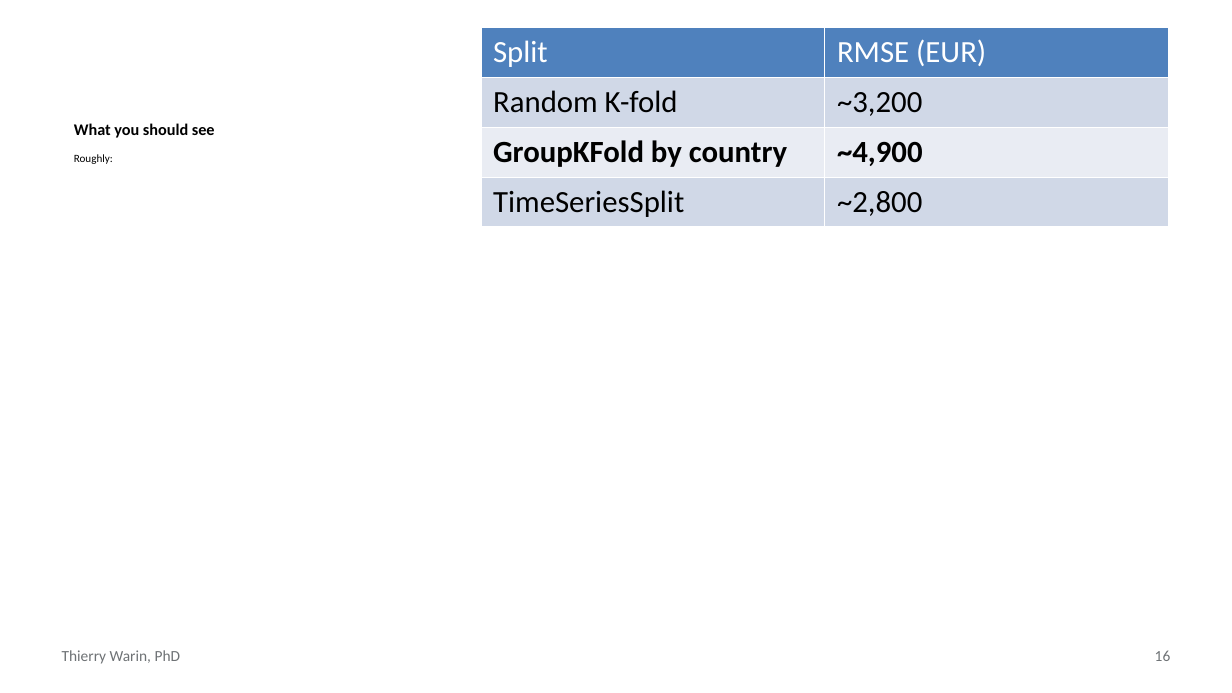
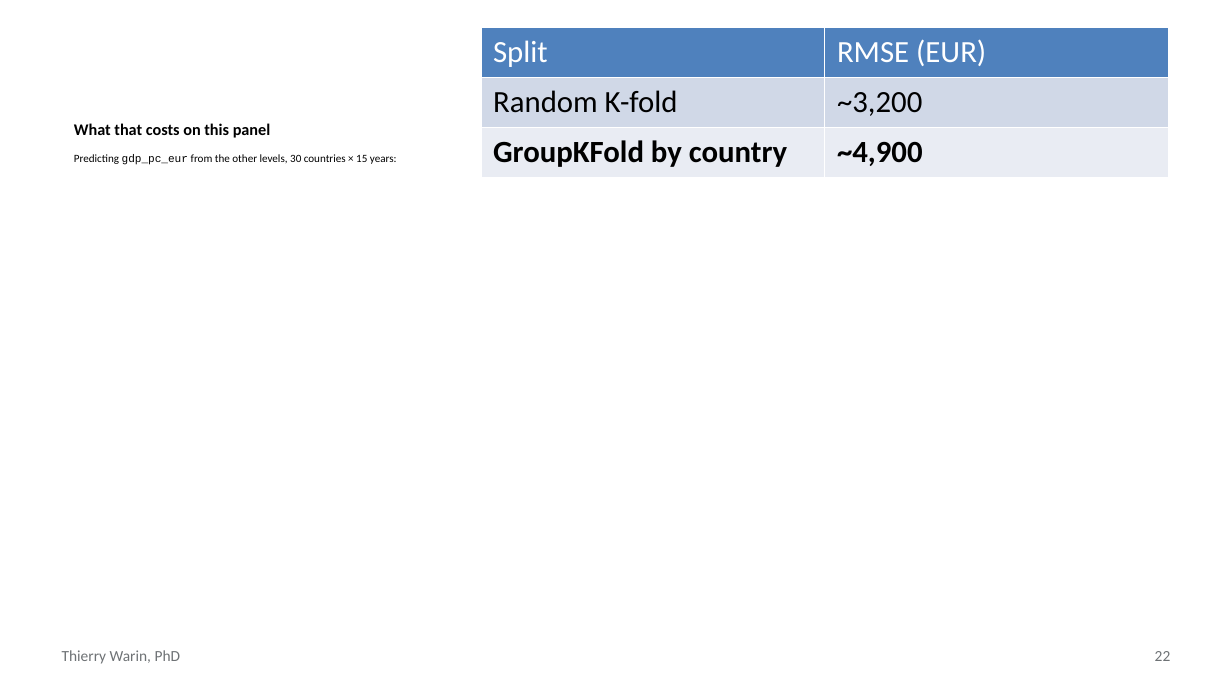
Before and after one commit to warint/quantitative-methods, a slide deck: slide 22 of 04-bias-variance-and-cross-validation/slides.pptx (slide 16 before the commit). Drawn at 1232x693 pixels with LibreOffice and Linux fonts; fonts in the diff are those of the drawing. Boxes give left, top, right and bottom in pixels: in the first picture for what was removed or moved away, otherwise in the second. Text is boxed around its words. In the diff, an @@ line names an element or a change of style, - is before the commit and + after.

```diff
--- a/04-bias-variance-and-cross-validation/slides.pptx
+++ b/04-bias-variance-and-cross-validation/slides.pptx
@@ table at (480,27,1168,617) @@
-row 4: TimeSeriesSplit | ~2,800
@@ title at (74,123,271,138): text changed @@
-What you should see
+What that costs on this panel
@@ text at (74,154,397,165): text changed @@
-Roughly:
+Predicting gdp_pc_eur from the other levels, 30 countries × 15 years:
@@ page number at (1155,651,1171,661): text changed @@
-16
+22
```
Also in this commit, not shown: 8 other slides changed, 16 slides added, 16 slides removed, 4 other files.
